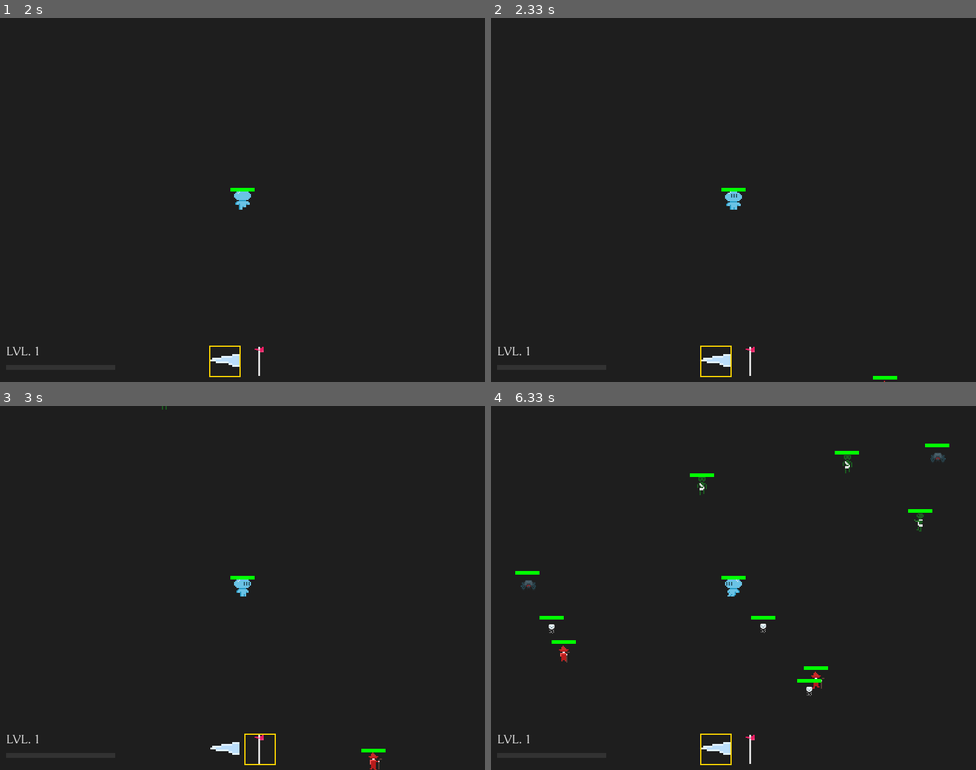
Above: before the commit, frames 1-4 (two rows, left to right).
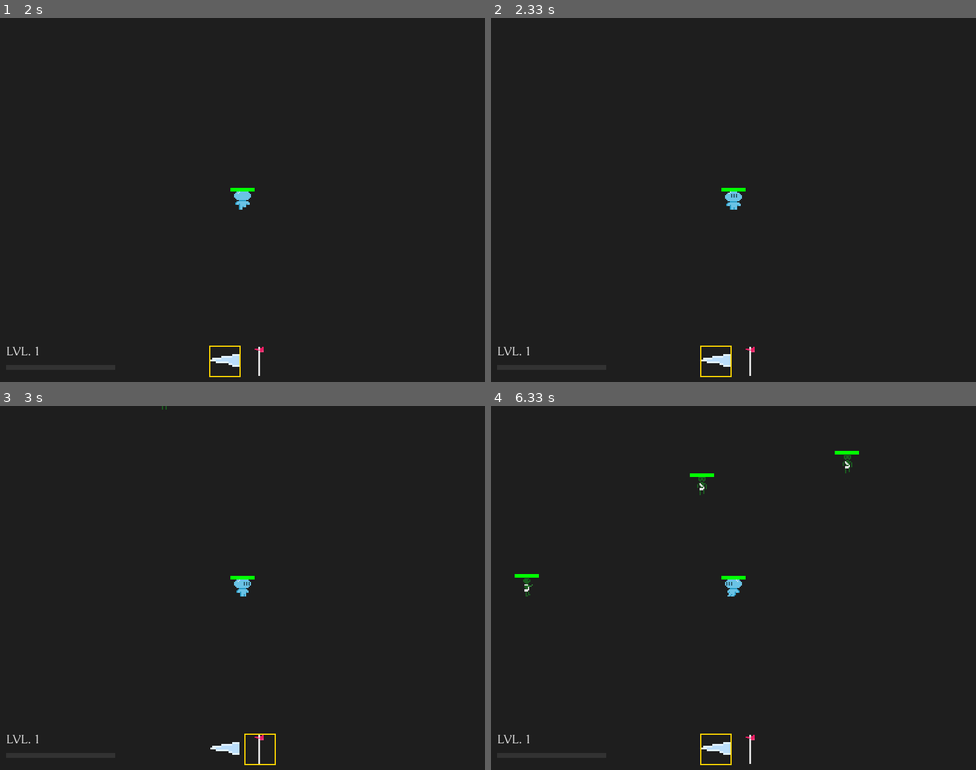
Above: after the commit, the same moments.

Repository: NullBrainReference/dv_pygame_vamplike
Game: pygame game, started from main.py
Same seed, same stepped clock (60 frames per second), same inputs: the game is played once before the commit and once after it.
Inputs:
- Up to frame 1 (2 s): click "Spikes: Cast spikes on hit ta…" at 0.38 s; tap 2 at 0.67 s; tap 1 at 1 s; hold W from 1.83 s (still down)
- Up to frame 2 (2.33 s): release W at 2.3 s
- Up to frame 3 (3 s): tap 2 at 2.33 s; hold D from 2.67 s (still down)
- Up to frame 4 (6.33 s): release D at 3.13 s; hold A 3.17-3.7 s; hold S 3.73-4.03 s; hold A 4.07-4.47 s; hold W 4.5-4.87 s; hold D 4.9-5.53 s; hold S 5.57-5.93 s; tap 1 at 5.72 s; hold A from 5.97 s (still down)

Frame 1 is identical in both runs. In frame 2, less than 0.1% of the frame differs, in the area x 78-84%, y 98-100%; in frame 3, 0.1%; in frame 4, 0.8%, in the area x 4-95%, y 10-80%.

Commit message:
staff dude range fix, balancing

Diff:
--- a/Effects/SpikesCastEffect.py
+++ b/Effects/SpikesCastEffect.py
@@ -14,7 +14,7 @@
     """
     def __init__(self,
                  count: int = 12,
-                 damage: float = 8,
+                 damage: float = 20,
                  chance: float = 0.25,
                  cooldown: float = 0.2):
         super().__init__(None)
--- a/GameManagement/GameManager.py
+++ b/GameManagement/GameManager.py
@@ -76,31 +76,44 @@
                 progression_lvl  = 0.0,
             ),
             SpawnController(
-                hp               = 70,
+                hp               = 30,
                 weapon_cls       = Sword,
-                spawn_rate       = 12,
+                spawn_rate       = 1.6,
                 name             = "Zombie",
-                chance           = 0.3,
+                chance           = 0.5,
                 attack_rate      = 1.4,
-                damage           = 26,
+                damage           = 14,
+                speed            = 52,
+                scale            = 2.0,
+                target_range     = 30,
+                progression_lvl  = 1,
+            ),
+            SpawnController(
+                hp               = 150,
+                weapon_cls       = Sword,
+                spawn_rate       = 12.5,
+                name             = "Zombie",
+                chance           = 0.7,
+                attack_rate      = 1.4,
+                damage           = 28,
                 speed            = 62,
                 scale            = 4.5,
-                target_range     = 48,
-                progression_lvl  = 0.9,
-                reward           = 120
+                target_range     = 50,
+                progression_lvl  = 0.8,
+                reward           = 200
             ),
             SummonerSpawnController(
                 hp               = 40,
                 weapon_cls       = SummoningStaff,
-                spawn_rate       = 2,
+                spawn_rate       = 12,
                 name             = "Staffdude",
-                chance           = 0.8,
-                attack_rate      = 1.4,
-                damage           = 26,
-                speed            = 48,
+                chance           = 0.7,
+                attack_rate      = 1.2,
+                damage           = 0,
+                speed            = 36,
                 scale            = 2.0,
-                target_range     = 300,
-                progression_lvl  = 0.1,
+                target_range     = 280,
+                progression_lvl  = 0.9,
                 reward           = 200
             )
 
@@ -141,7 +154,7 @@
         options = [
             ("Vampiric + 3",  VampiricEffect(amount=3)),
             ("Regen +2",  RegenerationEffect(regen_rate=2)),
-            ("Damage +3", DamageBoostEffect(amount=3)),
+            ("Damage +4", DamageBoostEffect(amount=4)),
             ("Speed +8",  SpeedBoostEffect(amount=8)),
         ]
 
--- a/GameManagement/SummonerSpawnController.py
+++ b/GameManagement/SummonerSpawnController.py
@@ -27,8 +27,8 @@
 
         weapon = SummoningStaff(
             range             = self.target_range,
-            rate              = max(0.1, self.attack_rate - 0.2 * progression),
-            damage            = self.damage + 4 * progression,
+            rate              = max(1.0, self.attack_rate - 0.2 * progression),
+            damage            = self.damage,
             owner             = None,
             field             = field,
             progression_lvl   = self.progression_lvl
@@ -47,9 +47,6 @@
             reward     = reward
         )
 
-        # 3) Now that enemy exists, fix the SummoningStaff.owner
-        # weapon.owner = enemy
         weapon.set_owner(enemy)
 
-        # 4) Add to the game field
         field.enemies.append(enemy)
--- a/Weapon/Staff.py
+++ b/Weapon/Staff.py
@@ -26,18 +26,18 @@
         self.summoner = SummonController(
             owner            = owner,
             field            = self.field,
-            hp               = 30,
+            hp               = 20,
             weapon_cls       = Sword,
             spawn_rate       = 1.1,
             name             = "Ghost",
-            chance           = 1.0,
+            chance           = 0.8,
             attack_rate      = 1.2,
-            damage           = 5,
-            speed            = 80,
+            damage           = 16,
+            speed            = 90,
             scale            = 1.0,
-            target_range     = 30,
+            target_range     = 35,
             progression_lvl  = 0,
-            reward           = 0
+            reward           = 8
         )
 
 
@@ -50,6 +50,14 @@
 
         if not self.can_attack():
             return
+
+        in_range = [
+            t for t in targets
+            if (t.pos - origin).length_squared() <= self.range ** 2
+        ]
+        if not in_range:
+            return
+
         self.reset_timer()
 
         if owner:
